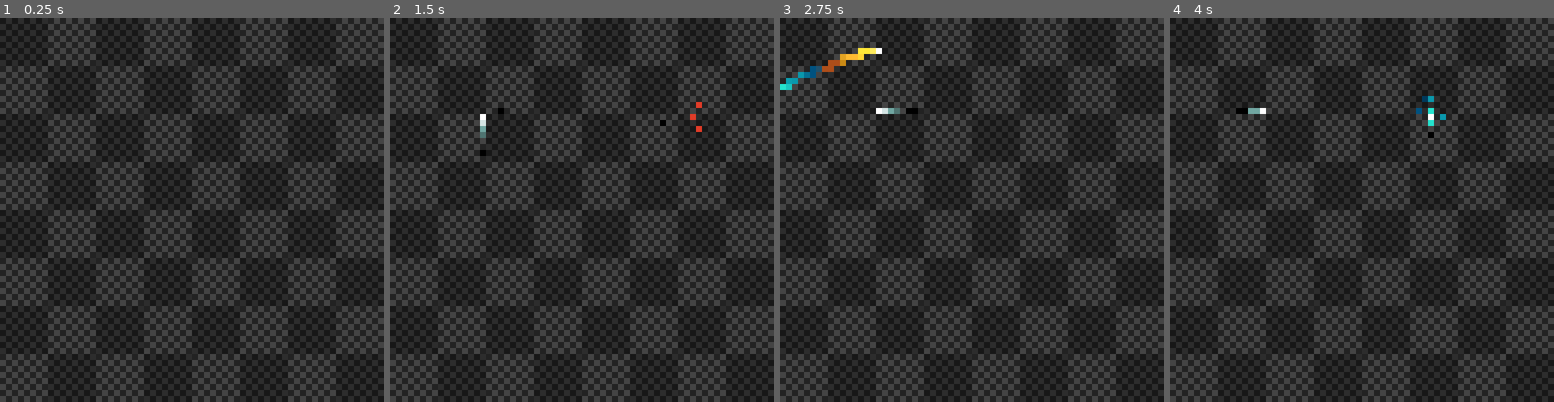
Above: before the commit, frames 1-4 (left to right).
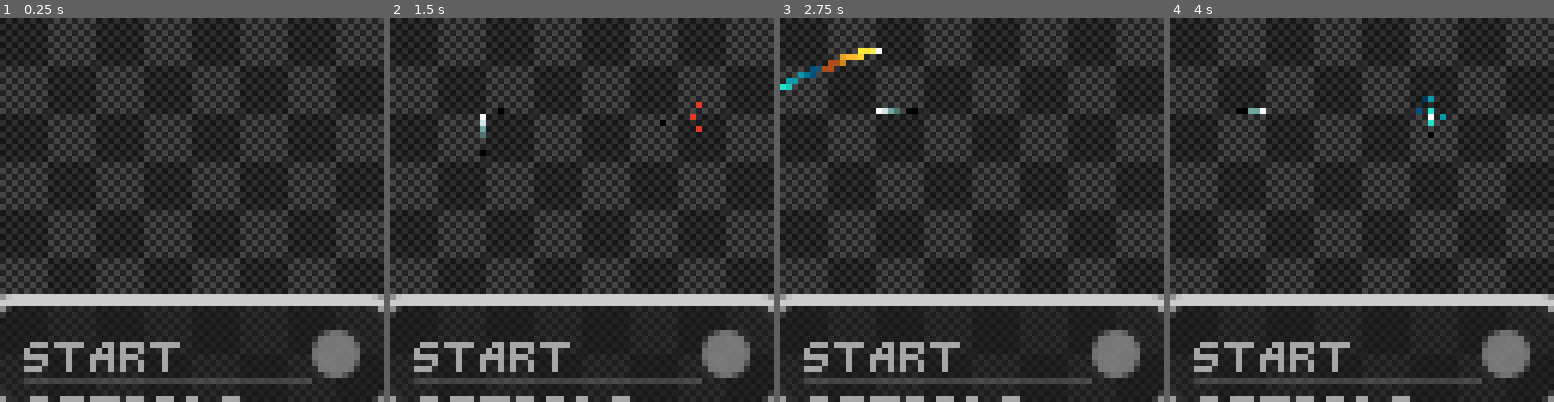
Above: after the commit, the same moments.

Repository: lynnpepin/demake86
Game: Godot game, scene res://Scenes/Screens/Start.tscn
The game is run twice, just before and just after one commit, with the same random seed, the same clock (stepped at 60 frames per second) and the same inputs. This scene is started directly instead of the project's main scene.
Inputs (mouse positions are in pixels of both pictures, inside the frame that each line leads up to):
- Up to frame 1 (0.25 s): no input
- Up to frame 2 (1.5 s): tap Enter at 0.5 s; move the mouse to (666, 190) at 0.52 s; hold D (pad_right) 0.53-1.28 s; hold Space (pad_a) 0.53-1.28 s; move the mouse to (505, 229) at 1.27 s; hold S (pad_down) from 1.28 s (still down); tap Backspace (pad_b) at 1.35 s
- Up to frame 3 (2.75 s): move the mouse to (1010, 125) at 2.02 s; release S (pad_down) at 2.03 s; hold D (pad_right) from 2.03 s (still down); hold Q (pad_lb) from 2.03 s (still down)
- Up to frame 4 (4 s): move the mouse to (1342, 286) at 2.77 s; release D (pad_right) at 2.78 s; release Q (pad_lb) at 2.78 s; hold W (pad_up) 2.78-3.53 s; tap E (pad_rb) at 2.85 s; move the mouse to (1477, 267) at 3.52 s; hold A (pad_left) from 3.53 s (still down); hold Ctrl (pad_x) from 3.53 s (still down)

The runs differ from the first frame. In frame 1, 12% of the frame differs, in the area x 0-100%, y 71-100%; in frame 2, 12%; in frame 3, 12%; in frame 4, 12%.

Commit message:
more wip start menu

Diff:
--- a/Scenes/Screens/Start.tscn
+++ b/Scenes/Screens/Start.tscn
@@ -2,6 +2,7 @@
 
 [ext_resource type="Script" uid="uid://cq6lnfgtqi185" path="res://Scenes/Screens/start_screen.gd" id="1_etyfm"]
 [ext_resource type="Texture2D" uid="uid://jjorf5tasieq" path="res://art/bgs_old/64_bg.png" id="2_2q7jf"]
+[ext_resource type="FontFile" uid="uid://50omi7qgmx2w" path="res://fonts/GravityRegular5.ttf" id="3_fm381"]
 
 [sub_resource type="Gradient" id="Gradient_q3f0l"]
 interpolation_mode = 1
@@ -136,6 +137,10 @@
 gravity = Vector3(0, 0, 0)
 color_ramp = SubResource("GradientTexture1D_l4o21")
 
+[sub_resource type="Theme" id="Theme_l4o21"]
+default_font = ExtResource("3_fm381")
+default_font_size = 5
+
 [node name="Start" type="Node2D" unique_id=921053637]
 script = ExtResource("1_etyfm")
 
@@ -202,3 +207,35 @@
 lifetime = 0.25
 fixed_fps = 60
 process_material = SubResource("ParticleProcessMaterial_7uudt")
+
+[node name="Control" type="Control" parent="." unique_id=163429792]
+layout_mode = 3
+anchors_preset = 0
+offset_right = 64.0
+offset_bottom = 64.0
+focus_next = NodePath("ItemList")
+focus_previous = NodePath("ItemList")
+focus_mode = 2
+
+[node name="ItemList" type="ItemList" parent="Control" unique_id=1264372652]
+layout_mode = 0
+offset_top = 48.0
+offset_right = 64.0
+offset_bottom = 64.0
+focus_neighbor_top = NodePath(".")
+focus_neighbor_bottom = NodePath(".")
+theme = SubResource("Theme_l4o21")
+theme_override_constants/h_separation = 0
+theme_override_constants/v_separation = 4
+theme_override_constants/outline_size = 0
+theme_override_constants/line_separation = 2
+allow_reselect = true
+allow_rmb_select = true
+allow_search = false
+text_overrun_behavior = 0
+item_count = 3
+item_0/text = "Start"
+item_1/text = "Options"
+item_2/text = "Quit"
+
+[connection signal="item_activated" from="Control/ItemList" to="." method="_on_item_list_item_activated"]
--- a/Scenes/Screens/start_screen.gd
+++ b/Scenes/Screens/start_screen.gd
@@ -20,6 +20,7 @@
 
 # Called when the node enters the scene tree for the first time.
 func _ready() -> void:
+    $Control/ItemList.grab_focus()
     pass # Replace with function body.
 
 
@@ -120,3 +121,20 @@
             [7, 7, 5, 5, 5, 5, 6 + flip, 7 ][prevangle], # down
             7
         ][angle]
+
+
+func _on_item_list_item_activated(index: int) -> void:
+    [
+        menu_start,
+        menu_options,
+        menu_quit
+    ][index].call()
+
+func menu_start():
+    print("TODO START")
+
+func menu_options():
+    print("TODO OPTIONS")
+
+func menu_quit():
+    print("TODO QUIT")
--- a/Scenes/Typer.tscn
+++ b/Scenes/Typer.tscn
@@ -1,12 +1,8 @@
 [gd_scene format=4 uid="uid://b3oco4nqm7xc3"]
 
 [ext_resource type="Script" uid="uid://4nh1ik5cmaqb" path="res://Scenes/status_typer.gd" id="1_0elc7"]
-[ext_resource type="FontFile" uid="uid://50omi7qgmx2w" path="res://fonts/GravityRegular5.ttf" id="2_3nurj"]
-[ext_resource type="Script" uid="uid://bc0paoyr8p4u" path="res://addons/godot_sfxr/SfxrStreamPlayer2D.gd" id="3_wd4n5"]
-
-[sub_resource type="Theme" id="Theme_0ojeo"]
-default_font = ExtResource("2_3nurj")
-default_font_size = 5
+[ext_resource type="Theme" uid="uid://cwhbr3wmojha8" path="res://fonts/clarity_typer_theme.tres" id="2_2dm17"]
+[ext_resource type="Script" uid="uid://3ml16p1dm6hj" path="res://addons/godot_sfxr/SfxrStreamPlayer2D.gd" id="3_wd4n5"]
 
 [sub_resource type="AudioStreamWAV" id="AudioStreamWAV_jxj8x"]
 data = PackedByteArray("3t/g4uPk5ebn6err7O3u7/Dx8vP09fb3+Pn6+/z9/v8BAgMEBQYGBwgJCgsMDQ0ODxARERITFBUVFhcYGBkaGxscHR0eHx8 …(4075 unchanged characters)…
@@ -24,7 +20,7 @@
 offset_top = 7.0
 offset_right = 40.0
 offset_bottom = 71.0
-theme = SubResource("Theme_0ojeo")
+theme = ExtResource("2_2dm17")
 theme_override_colors/default_color = Color(0.34509805, 0.827451, 0.19607843, 1)
 theme_override_colors/font_outline_color = Color(0, 0, 0, 0.1254902)
 theme_override_colors/font_shadow_color = Color(0, 0, 0, 0.8156863)
@@ -39,7 +35,7 @@
 offset_top = 8.0
 offset_right = 40.0
 offset_bottom = 48.0
-theme = SubResource("Theme_0ojeo")
+theme = ExtResource("2_2dm17")
 theme_override_colors/default_color = Color(0, 0, 0, 1)
 theme_override_constants/line_separation = 2
 text = "Hello"
--- /dev/null
+++ b/fonts/clarity_typer_theme.tres
@@ -0,0 +1,7 @@
+[gd_resource type="Theme" format=3 uid="uid://cwhbr3wmojha8"]
+
+[ext_resource type="FontFile" uid="uid://50omi7qgmx2w" path="res://fonts/GravityRegular5.ttf" id="1_u21jw"]
+
+[resource]
+default_font = ExtResource("1_u21jw")
+default_font_size = 5
--- a/project.godot
+++ b/project.godot
@@ -74,6 +74,14 @@
 
 [input]
 
+ui_accept={
+"deadzone": 0.5,
+"events": [Object(InputEventKey,"resource_local_to_scene":false,"resource_name":"","device":0,"window_id":0,"alt_pressed":false,"shift_pressed":false,"ctrl_pressed":false,"meta_pressed":false,"pressed":false,"keycode":4194309,"physical_keycode":0,"key_label":0,"unicode":0,"location":0,"echo":false,"script":null)
+, Object(InputEventKey,"resource_local_to_scene":false,"resource_name":"","device":0,"window_id":0,"alt_pressed":false,"shift_pressed":false,"ctrl_pressed":false,"meta_pressed":false,"pressed":false,"keycode":4194310,"physical_keycode":0,"key_label":0,"unicode":0,"location":0,"echo":false,"script":null)
+, Object(InputEventKey,"resource_local_to_scene":false,"resource_name":"","device":0,"window_id":0,"alt_pressed":false,"shift_pressed":false,"ctrl_pressed":false,"meta_pressed":false,"pressed":false,"keycode":32,"physical_keycode":0,"key_label":0,"unicode":32,"location":0,"echo":false,"script":null)
+, Object(InputEventJoypadButton,"resource_local_to_scene":false,"resource_name":"","device":-1,"button_index":0,"pressure":0.0,"pressed":false,"script":null)
+]
+}
 pad_a={
 "deadzone": 0.5,
 "events": [Object(InputEventJoypadButton,"resource_local_to_scene":false,"resource_name":"","device":0,"button_index":0,"pressure":0.0,"pressed":false,"script":null)
